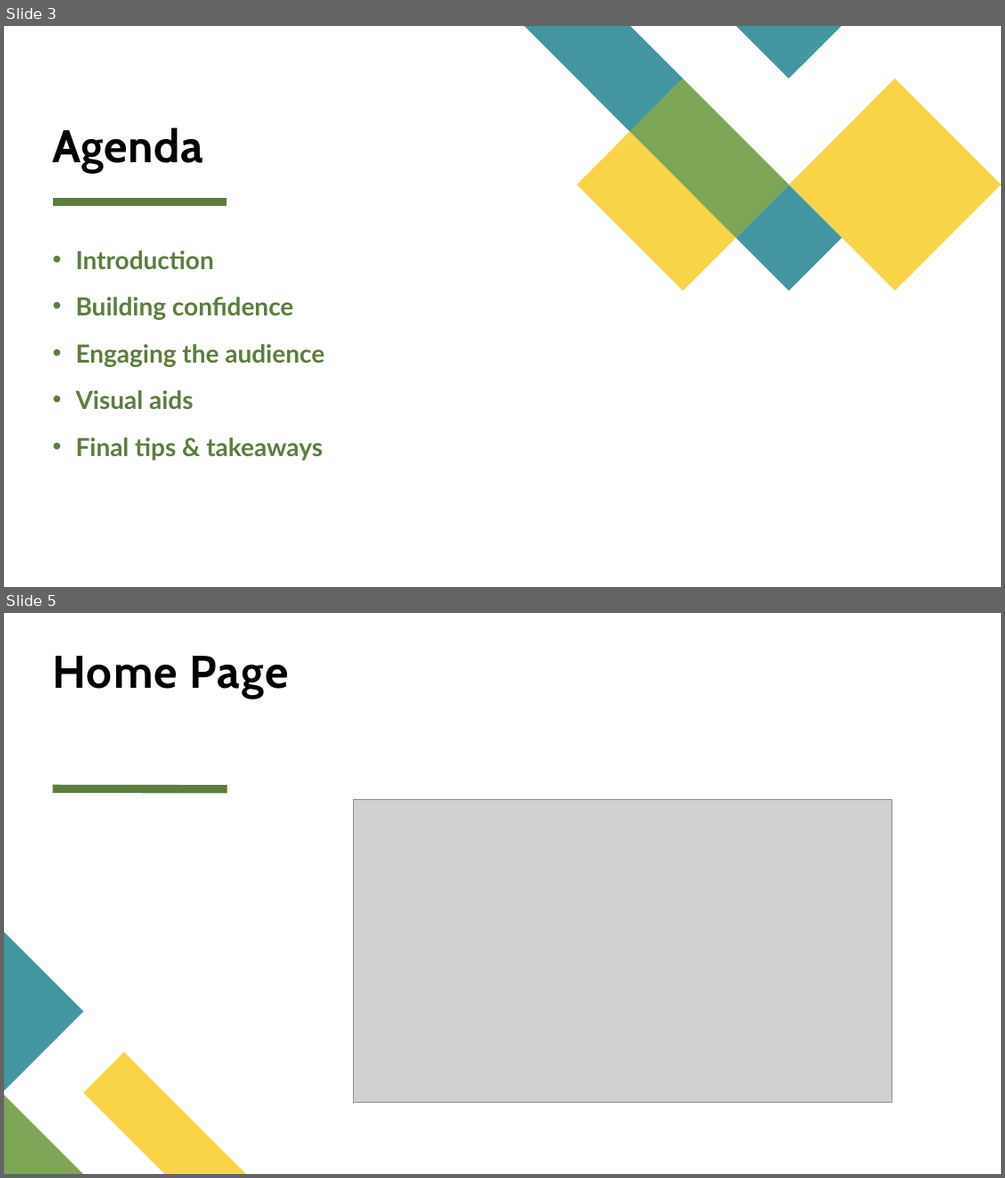
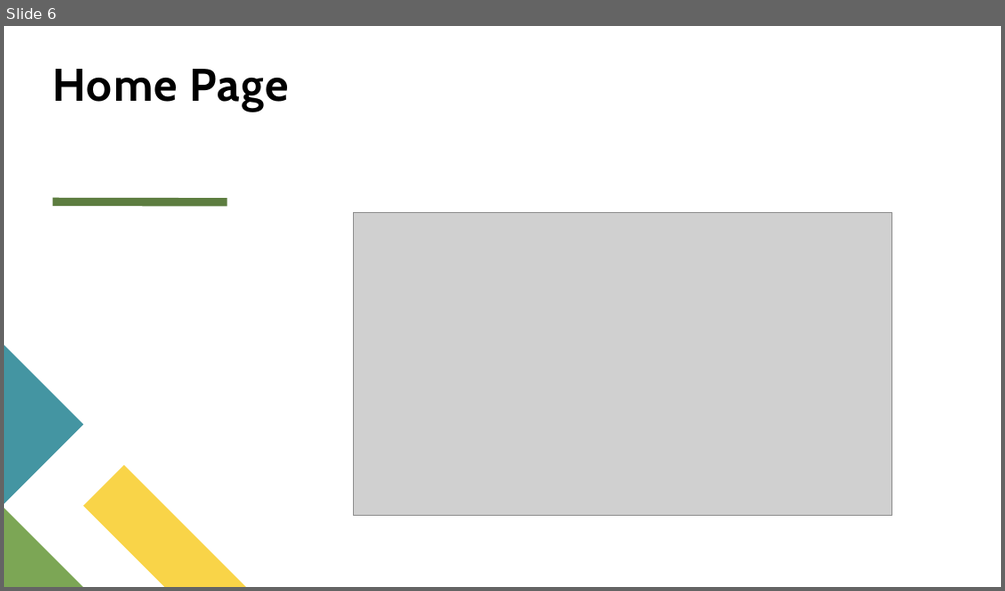
Before and after one commit to MeghaN28/AI-Tutor, a slide deck: Seattle Data AI Security Hackathon.pptx. Shown one above the other, each under a label of ours: slides 3 and 5 before the commit, slide 6 after it; the slides between them are not shown. The pictures are 1005x1178 and 1005x591 pixels, drawn with LibreOffice and Linux fonts; fonts in the diff are those of the drawing; grey boxes stand for pictures. Boxes give left, top, right and bottom in pixels: in the first picture for what was removed or moved away, otherwise in the second. Text is boxed around its words. In the diff, an @@ line names an element or a change of style, - is before the commit and + after.

```diff
--- a/Seattle Data AI Security Hackathon.pptx
+++ b/Seattle Data AI Security Hackathon.pptx
@@ slide 3 removed at <box>4,26,1001,587</box>, background #FFFFFF; not listed: 1 template element that a slide beside it also shows @@
@@ group removed at <box>525,26,1001,290</box>: 5 freeform shapes @@
@@ title removed at <box>53,127,204,172</box> @@
-Agenda
@@ text removed at <box>76,250,324,460</box> @@
-• Introduction
-• Building confidence
-• Engaging the audience
-• Visual aids
-• Final tips & takeaways
@@ what was slide 5 is now slide 6 @@
```
Also in this commit, not shown: 7 slides changed, 6 slides added, 3 other slides removed.
